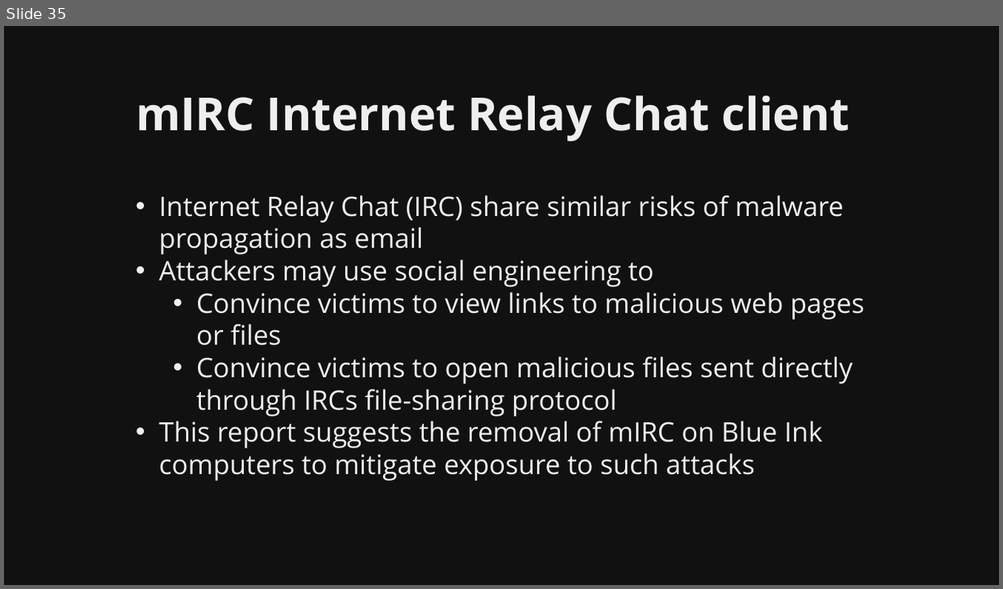
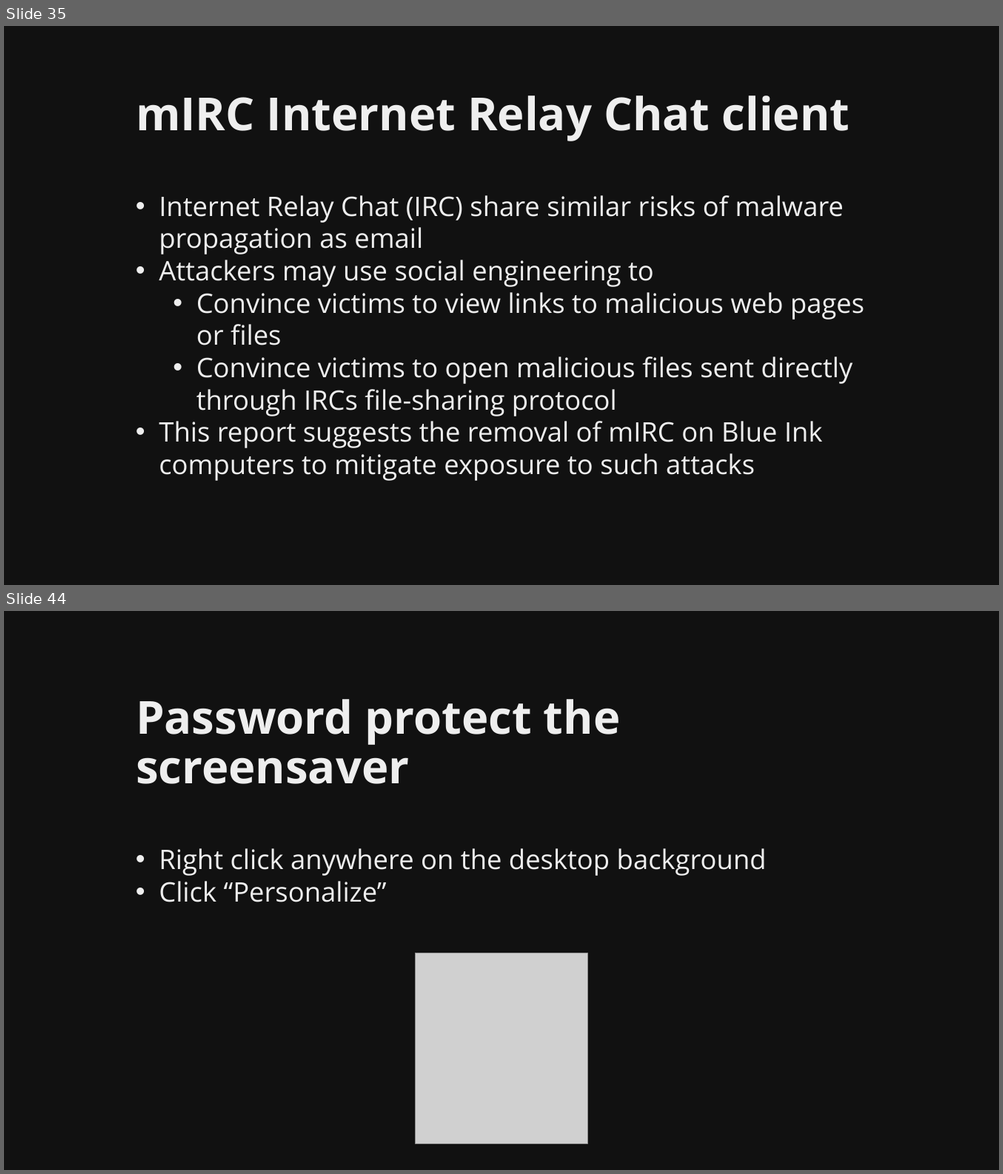
Before and after one commit to martymcflywa/ecu, a slide deck: year_1/sem_2/CSI1101_computer_security/0b_assignment_2_[22MAY15_0900]/dev/CSI1101_PONCE_A2_v01.pptx. Shown one above the other, each under a label of ours: slide 35 before the commit, slides 35 and 44 after it; the slides between them are not shown. The pictures are 1003x589 and 1003x1174 pixels, drawn with LibreOffice and Linux fonts; fonts in the diff are those of the drawing; grey boxes stand for pictures. Boxes give left, top, right and bottom in pixels: in the first picture for what was removed or moved away, otherwise in the second. Text is boxed around its words. In the diff, an @@ line names an element or a change of style, - is before the commit and + after.

Commit message:
CSI1101 A2: finished password protection, todo choosing password

```diff
--- a/year_1/sem_2/CSI1101_computer_security/0b_assignment_2_[22MAY15_0900]/dev/CSI1101_PONCE_A2_v01.pptx
+++ b/year_1/sem_2/CSI1101_computer_security/0b_assignment_2_[22MAY15_0900]/dev/CSI1101_PONCE_A2_v01.pptx
@@ slide 44 added at box(4, 611, 999, 1170), background #111111 @@
@@ title added at box(136, 699, 620, 784), 44 pt, text #EEEEEE, bold @@
+Password protect the screensaver
@@ text added at box(159, 849, 766, 903), 26 pt, text #EEEEEE @@
+• Right click anywhere on the desktop background
+• Click “Personalize”
@@ picture added at box(415, 954, 587, 1145) @@
```
Also in this commit, not shown: 2 slides changed, 12 other slides added, 8 other files.
